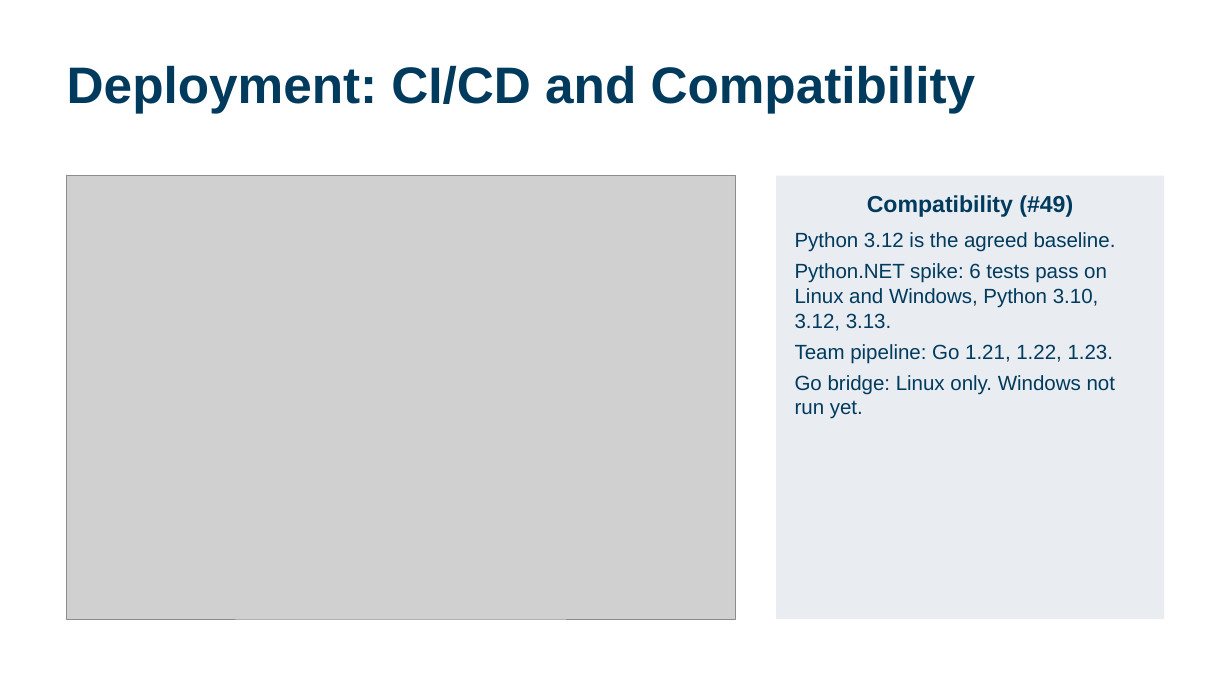
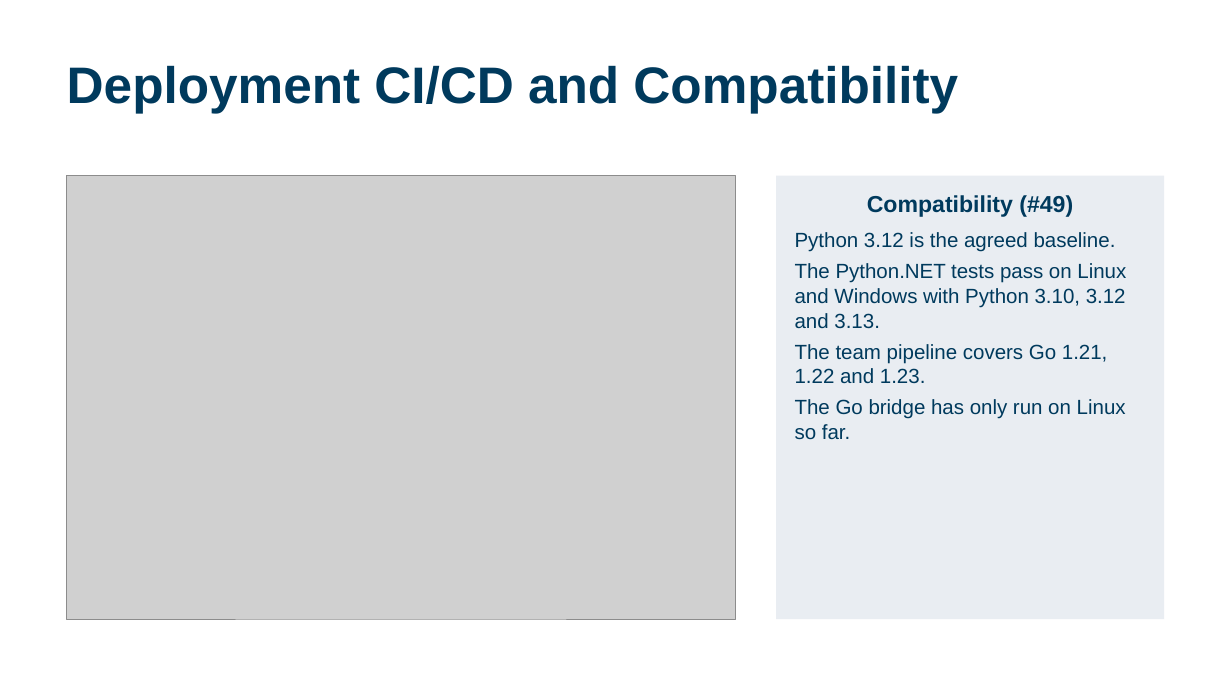
Before and after one commit to calebh13/sel-blueframe-sdk, a slide deck: slide 9 of Sprints/Sprint_5/Sprint 5 Presentation.pptx. Drawn at 1232x693 pixels with LibreOffice and Linux fonts; fonts in the diff are those of the drawing; grey boxes stand for pictures. Boxes give left, top, right and bottom in pixels: in the first picture for what was removed or moved away, otherwise in the second. Text is boxed around its words. In the diff, an @@ line names an element or a change of style, - is before the commit and + after.

```diff
--- a/Sprints/Sprint_5/Sprint 5 Presentation.pptx
+++ b/Sprints/Sprint_5/Sprint 5 Presentation.pptx
@@ title at <box>67,65,958,113</box>: text changed @@
-Deployment: CI/CD and Compatibility
+Deployment CI/CD and Compatibility
@@ text in rectangle at <box>795,263,1126,440</box>: text changed @@
-Python.NET spike: 6 tests pass on Linux and Windows, Python 3.10, 3.12, 3.13.
-Team pipeline: Go 1.21, 1.22, 1.23.
-Go bridge: Linux only. Windows not run yet.
+The Python.NET tests pass on Linux and Windows with Python 3.10, 3.12 and 3.13.
+The team pipeline covers Go 1.21, 1.22 and 1.23.
+The Go bridge has only run on Linux so far.
```
Also in this commit, not shown: 14 other slides changed.
